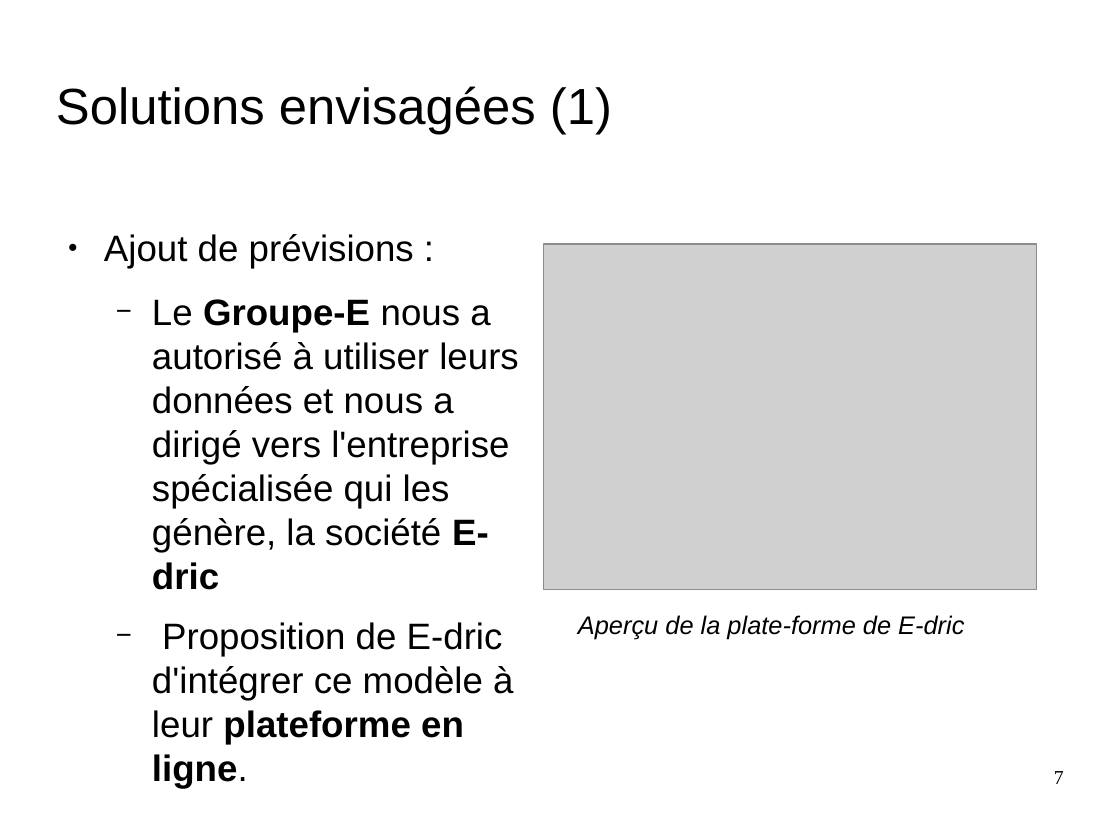
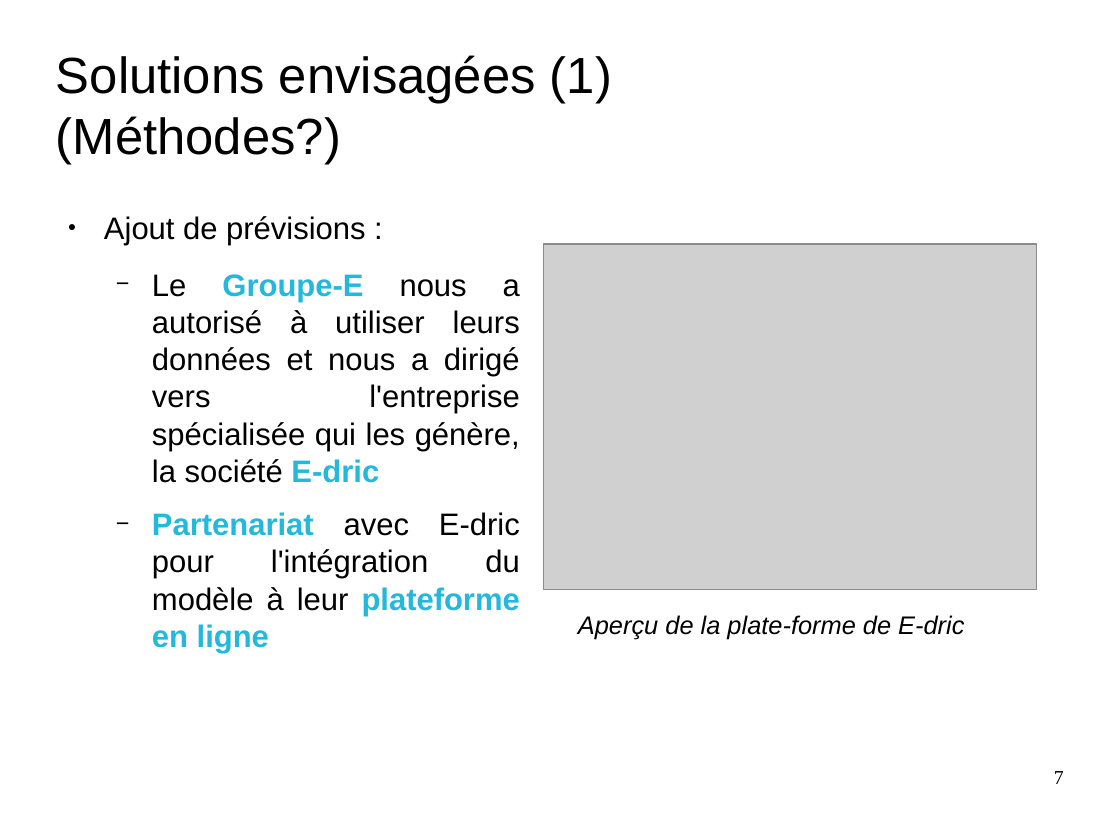
Before and after one commit to nesta7/designProject, a slide deck: slide 7 of Poster_Presentation/presentation_final_demoustication.odp. Drawn at 1120x840 pixels with LibreOffice and Linux fonts; fonts in the diff are those of the drawing; grey boxes stand for pictures; background and template pictures are left out. Boxes give left, top, right and bottom in pixels: in the first picture for what was removed or moved away, otherwise in the second. Text is boxed around its words. In the diff, an @@ line names an element or a change of style, - is before the commit and + after.

```diff
--- a/Poster_Presentation/presentation_final_demoustication.odp
+++ b/Poster_Presentation/presentation_final_demoustication.odp
@@ title at (56, 55, 612, 165): text changed @@
-Solutions envisagées (1)
+Solutions envisagées (1) (Méthodes?)
@@ text "Ajout de prévisions :": place and size @@
-text "Ajout de prévisions :" at (104, 234, 518, 700)
+text "Ajout de prévisions :" at (104, 216, 520, 653)
@@ text at (104, 216, 520, 483): size 26 to 22 pt in "Ajout de prévisions :", "Le Groupe-E nous a autorisé à utiliser ..."; text colour #000000 to #23B8DC in "Groupe-E E-dric"; alignment left to justified @@
@@ text at (152, 512, 520, 653): text changed; size 26 to 22 pt @@
-  − Proposition de E-dric d'intégrer ce modèle à leur plateforme en ligne.
+  − Partenariat avec E-dric pour l'intégration du modèle à leur plateforme en ligne
```
Also in this commit, not shown: 4 other slides changed, 2 slides added.
